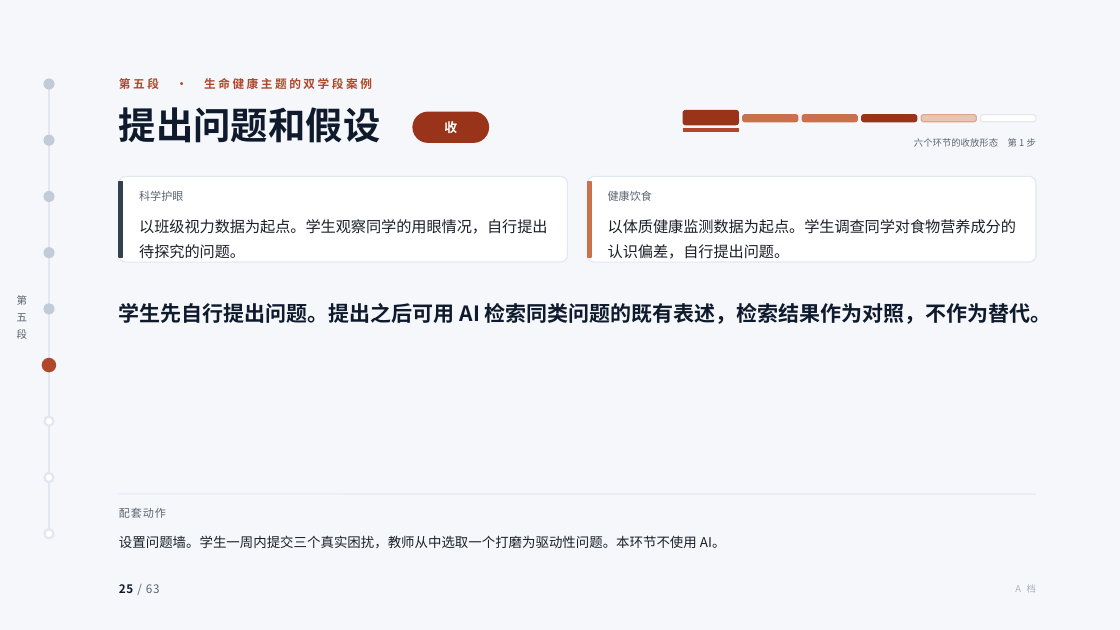
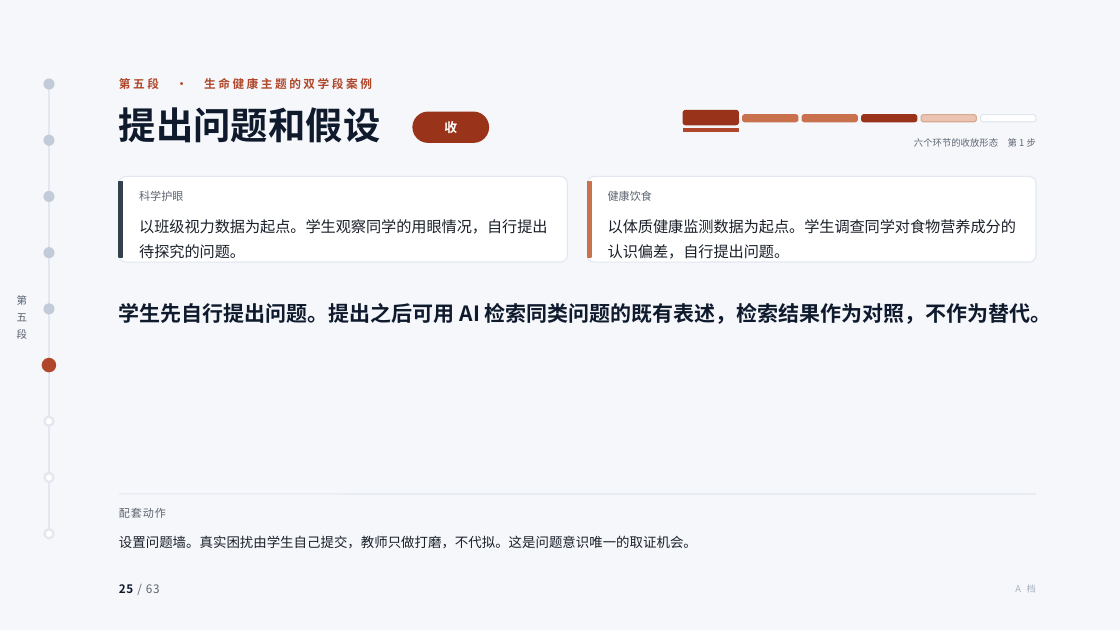
Before and after one commit to tonyxinvip/slides, a slide deck: slide 25 of comprehensive-practice-ai/做中学与综合实践活动.pptx. Drawn at 1120x630 pixels with LibreOffice and Linux fonts; fonts in the diff are those of the drawing. Boxes give left, top, right and bottom in pixels: in the first picture for what was removed or moved away, otherwise in the second. Text is boxed around its words. In the diff, an @@ line names an element or a change of style, - is before the commit and + after.

```diff
--- a/comprehensive-practice-ai/做中学与综合实践活动.pptx
+++ b/comprehensive-practice-ai/做中学与综合实践活动.pptx
@@ text at <box>119,535,697,548</box>: text changed @@
-设置问题墙。学生一周内提交三个真实困扰，教师从中选取一个打磨为驱动性问题。本环节不使用 AI。
+设置问题墙。真实困扰由学生自己提交，教师只做打磨，不代拟。这是问题意识唯一的取证机会。
```
Also in this commit, not shown: 6 other slides changed, 7 other files.
